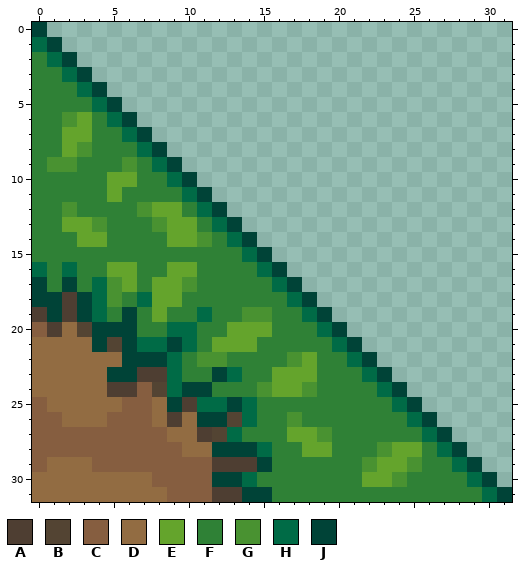
Two versions of one pixel-art sprite, ThePrincessBard/ThePrincessBardContent/Graphics/tiles/grass/grass_slantToUpLeft.png. The picture above is the old version.
The file is 32x32 pixels.
Palette (. is transparent): A #4e3e32  B #534433  C #865e40  D #926c42  E #64a42c  F #2f8136  G #499231  H #006b46  J #004337
Pixels before, first column x 0:
 0 J...............................
 1 HJ..............................
 2 FHJ.............................
 3 FFHJ............................
 4 FFFHJ...........................
 5 FFFFHJ..........................
 6 FFGEFHJ.........................
 7 FFEEFFHJ........................
 8 FFEGFFFHJ.......................
 9 FGGFFFGFHJ......................
10 FFFFFEEFFHJ.....................
11 FFFFFEFFFFHJ....................
12 FFGFFFFGEEFHJ...................
13 FFEEGFFFGEEFHJ..................
14 FFFEEFFFFEEGFHJ.................
15 FFFFFFFFFFFFFFHJ................
16 HFHFFEEFFEEFFFFHJ...............
17 JFJFHGEFEEGFFFFFHJ..............
18 JJAJHGFHEEFFFFFFFHJ.............
19 AJAJHFJFEFFHFFGGFFHJ............
20 CADBJJJFFHHFFEEEFFFHJ...........
21 DDDDJBJHHJHFEEEFFFFFHJ..........
22 DDDDDDJJJHFGGFFFFGEFFHJ.........
23 DDDDDJJAAHFFJHFFEEEFFFHJ........
24 DDDDDAACBHJJFFFGEEGFFFFHJ.......
25 CDDDDDCCDJAHHJHFFFFFFFFFHJ......
26 CCDDDCCCDADJJBHFFGFFFFFFFHJ.....
27 CCCCCCCCCDDABHFFFEEGFFFFFFHJ....
28 CCCCCCCCCCDDJJJHFFEEFFFGEEFHJ...
29 CDDDCCCCCCCCAAAJFFFFFFGEEGFFHJ..
30 DDDDDDDDCCCCJJHFFFFFFFEEGFFFFHJ.
31 DDDDDDDDDCCCAAJJFFFFFFFFFFFFFFHJ
Now the later version:
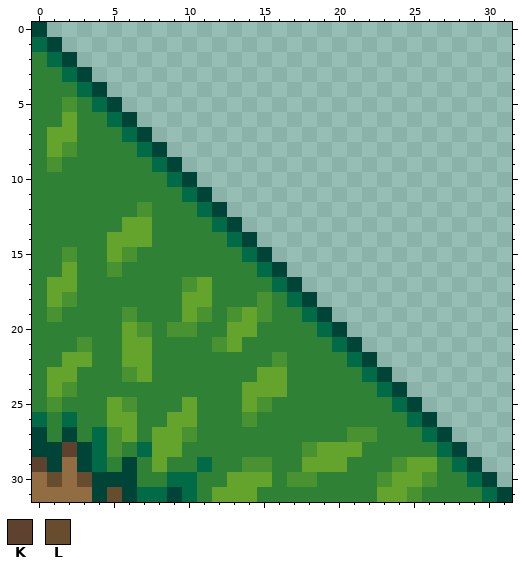
Colours new in this view: K #5e422d  L #674c2e
From old to new:
Changed rows in their new state; - is an unchanged pixel.
first column x 0:
 5 --G------------------------
 6 --EF-----------------------
 7 -E-F-----------------------
 8 -EGF-----------------------
 9 --F---F--------------------
10 -----FF--------------------
11 -----F---------------------
12 --F-----FF-----------------
13 --FFF-EEFFF----------------
14 ---FFEEE-FFF---------------
15 --G--EG--------------------
16 F-E--GF--FF----------------
17 FEE-FFF-FF-E---------------
18 FEGFFF-FFFEE---G-----------
19 FGFFF-G-F-EG-GE------------
20 FFFFFFEG-GG----F-----------
21 FFFGFFEEFFF-G-F------------
22 FFEEFFEEFF-FF---GFF--------
23 FEEFFFGEFF--FF-E-FF--------
24 FEGFFFFFFFFF--EE-FF--------
25 FGFFFEGFFFEFFFEG-----------
26 HFHFFEEFFEEFFFG--F---------
27 JFJFHGEFEEGFFF---FFF-GG----
28 JJKJHGFHEEFFFFFF--G-EE-FFF-
29 KJ-JHFJFEFFHFFGG--EEE-FFGEE
30 -L-LJJJFFHHFFEEE-GG---FGEEG
31 ----JLJHHJHFEEEF-------EEG-
Boxes around the changes in both pictures, in picture pixels (x1, y1, x2, y2):
changed: (32, 97, 437, 502)
